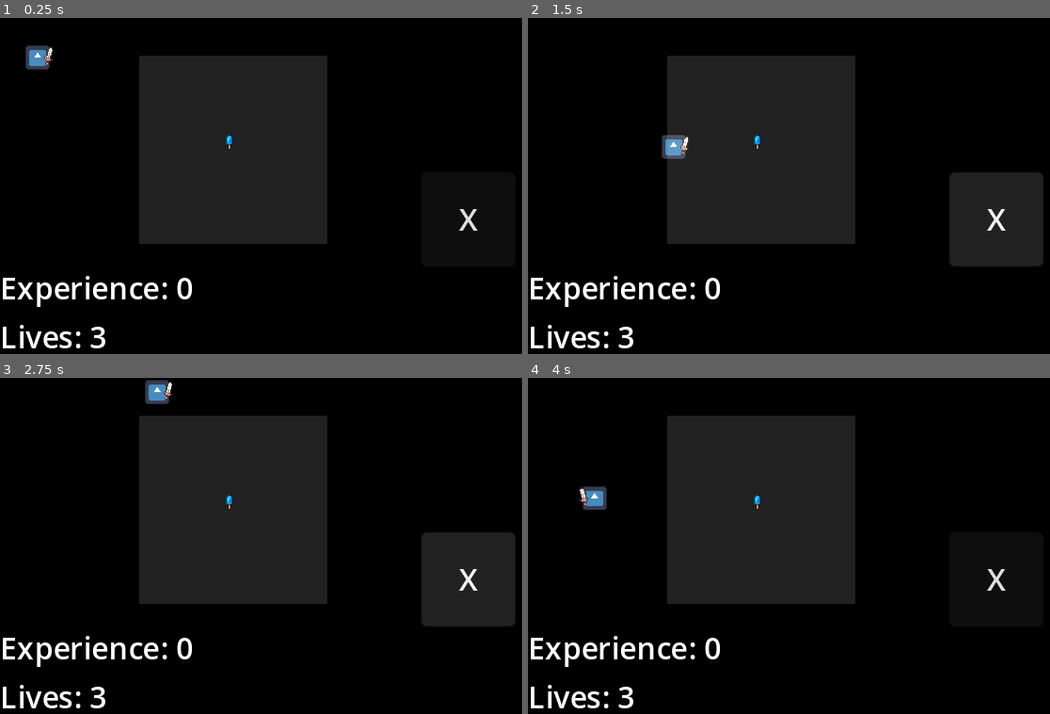
Above: before the commit, frames 1-4 (two rows, left to right).
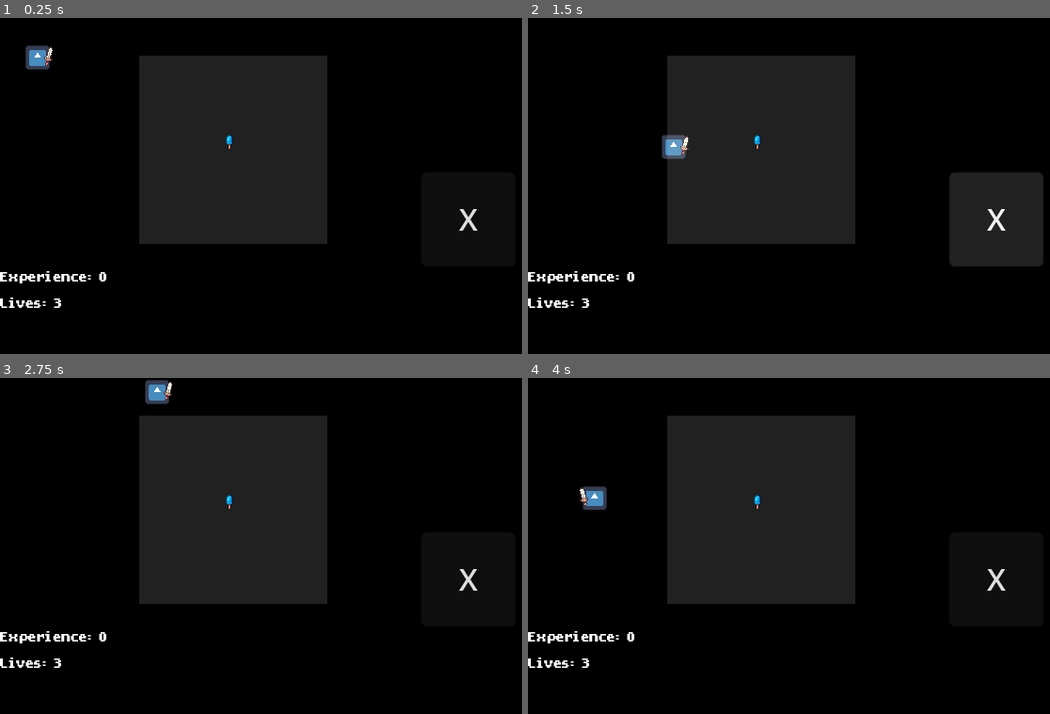
Above: after the commit, the same moments.

Repository: randomnewb/monster-rancher
Game: Godot game, scene res://World/world.tscn
Same seed, same stepped clock (60 frames per second), same inputs: the game is played once before the commit and once after it. The engine's default icon, where the game draws it, is replaced by a stand-in: a white triangle on a blue panel in a dark square.
Inputs (mouse positions are in pixels of both pictures, inside the frame that each line leads up to):
- Up to frame 1 (0.25 s): no input
- Up to frame 2 (1.5 s): tap Enter (ui_accept) at 0.5, 0.77 s; move the mouse to (799, 256) at 0.52 s; press the mouse at (799, 256) at 0.53 s; hold Up (move_up) 0.53-1.25 s; release the mouse at (799, 256) at 1.25 s; click "X" at 1.25 s
- Up to frame 3 (2.75 s): tap Enter (ui_accept) at 2, 2.27 s; move the mouse to (480, 599) at 2.02 s; hold Up (move_up) from 2.03 s (still down); click (480, 599) at 2.1 s
- Up to frame 4 (4 s): move the mouse to (648, 495) at 2.77 s; release Up (move_up) at 2.78 s; press the mouse at (648, 495) at 2.78 s; hold Left (move_left) from 2.78 s (still down); move the mouse to (856, 546) at 3.52 s; release the mouse at (856, 546) at 3.53 s; click (856, 546) at 3.6 s; tap Enter (ui_accept) at 3.77 s

The runs differ from the first frame. In frame 1, 1.9% of the frame differs, in the area x 0-37%, y 75-99%; in frame 2, 1.9%; in frame 3, 1.9%; in frame 4, 1.9%.

Commit message:
add font, work on inventory

Diff:
--- a/Environment/interactable.tscn
+++ b/Environment/interactable.tscn
@@ -1,17 +1,13 @@
 [gd_scene load_steps=3 format=3 uid="uid://dsouk4ihhgbrk"]
 
-[ext_resource type="Texture2D" uid="uid://de7pvikitag5p" path="res://Environment/FoodSheet 16x16.png" id="1_m8c2q"]
+[ext_resource type="PackedScene" uid="uid://btkicc26g0b5g" path="res://UI/ItemSprite2D.tscn" id="1_1sjjn"]
 
 [sub_resource type="RectangleShape2D" id="RectangleShape2D_cvvu4"]
 size = Vector2(8, 8)
 
 [node name="Interactable" type="StaticBody2D" groups=["Entities"]]
 
-[node name="Sprite2D" type="Sprite2D" parent="."]
-scale = Vector2(0.5, 0.5)
-texture = ExtResource("1_m8c2q")
-hframes = 16
-vframes = 10
+[node name="Sprite2D" parent="." instance=ExtResource("1_1sjjn")]
 
 [node name="CollisionShape2D" type="CollisionShape2D" parent="."]
 shape = SubResource("RectangleShape2D_cvvu4")
--- a/Player.gd
+++ b/Player.gd
@@ -13,6 +13,8 @@
 
 @onready var height = ProjectSettings.get_setting("display/window/size/viewport_height");
 @onready var width = ProjectSettings.get_setting("display/window/size/viewport_width");
+
+var reward = null;
 
 signal mini_game_won
 signal failed_mini_game
@@ -50,6 +52,7 @@
 		interacting = true;
 #		print("collision ", collision.get_collider().name)
 		interacting_object = collision.get_collider()
+		Global.reward = interacting_object.get_node("Sprite2D").frame
 		var control_progress_scene = CONTROL_PROGRESS_SCENE.instantiate();
 		var world = get_tree().current_scene;
 		world.add_child.call_deferred(control_progress_scene);
--- a/Singletons/Global.gd
+++ b/Singletons/Global.gd
@@ -4,3 +4,6 @@
 var experience = 0.0;
 var lives = 3.0;
 var extra_lives_counter = 0.0;
+
+var reward = 0;
+var inventory = [];
--- /dev/null
+++ b/UI/ItemSprite2D.tscn
@@ -0,0 +1,9 @@
+[gd_scene load_steps=2 format=3 uid="uid://btkicc26g0b5g"]
+
+[ext_resource type="Texture2D" uid="uid://de7pvikitag5p" path="res://Environment/FoodSheet 16x16.png" id="1_sjmhy"]
+
+[node name="Sprite2D" type="Sprite2D"]
+scale = Vector2(0.5, 0.5)
+texture = ExtResource("1_sjmhy")
+hframes = 16
+vframes = 10
--- /dev/null
+++ b/UI/font.tres
@@ -0,0 +1,7 @@
+[gd_resource type="LabelSettings" load_steps=2 format=3 uid="uid://dc1mgk6oqa8o7"]
+
+[ext_resource type="FontFile" uid="uid://b4ri51f1chn3x" path="res://UI/HopeGold.ttf" id="1_wb5eb"]
+
+[resource]
+font = ExtResource("1_wb5eb")
+font_size = 12
--- a/UI/hud.tscn
+++ b/UI/hud.tscn
@@ -1,4 +1,7 @@
-[gd_scene format=3 uid="uid://yh6ycuaaxh26"]
+[gd_scene load_steps=3 format=3 uid="uid://yh6ycuaaxh26"]
+
+[ext_resource type="LabelSettings" uid="uid://dc1mgk6oqa8o7" path="res://UI/font.tres" id="1_uew1g"]
+[ext_resource type="FontFile" uid="uid://b4ri51f1chn3x" path="res://UI/HopeGold.ttf" id="2_rkjh6"]
 
 [node name="HUD" type="Control"]
 layout_mode = 3
@@ -9,23 +12,26 @@
 [node name="ExperienceLabel" type="Label" parent="."]
 layout_mode = 0
 offset_right = 320.0
-offset_bottom = 30.0
+offset_bottom = 13.0
 text = "Experience: 0"
+label_settings = ExtResource("1_uew1g")
 
 [node name="LivesLabel" type="Label" parent="."]
 layout_mode = 0
-offset_top = 26.0
+offset_top = 14.0
 offset_right = 320.0
-offset_bottom = 56.0
+offset_bottom = 27.0
 text = "Lives: 3"
+label_settings = ExtResource("1_uew1g")
 
 [node name="GameOverLabel" type="Label" parent="."]
 layout_mode = 0
-offset_left = 78.0
-offset_top = -78.0
-offset_right = 238.0
-offset_bottom = -48.0
+offset_left = 102.0
+offset_top = -66.0
+offset_right = 149.0
+offset_bottom = -53.0
 text = "Game Over!"
+label_settings = ExtResource("1_uew1g")
 
 [node name="RestartButton" type="Button" parent="."]
 layout_mode = 0
@@ -33,4 +39,12 @@
 offset_top = -52.0
 offset_right = 174.0
 offset_bottom = -21.0
+theme_override_fonts/font = ExtResource("2_rkjh6")
+theme_override_font_sizes/font_size = 12
 text = "Restart"
+
+[node name="InventoryDisplay" type="ColorRect" parent="."]
+layout_mode = 0
+offset_top = -20.0
+offset_right = 320.0
+color = Color(0, 0, 0, 1)
--- a/World/world.gd
+++ b/World/world.gd
@@ -62,6 +62,16 @@
 			Global.extra_lives_counter -= 10.0;
 			lives += 1.0;
 
+@onready var inventory_display = $HUD/InventoryDisplay;
+@onready var ITEM_SPRITE2D_SCENE = preload("res://UI/ItemSprite2D.tscn")
+		# add a Sprite2D that matches the frame from the inventory
+#		var world = get_tree().current_scene;
+#		var item_sprite2d_scene = ITEM_SPRITE2D_SCENE.instantiate();
+#		print(value);
+#		item_sprite2d_scene.frame = value;
+#		inventory_display.add_child(item_sprite2d_scene);
+#		world.add_child.call_deferred(item_sprite2d_scene);
+#		item_sprite2d_scene.position = self.global_position
 
 func _on_player_mini_game_won():
 	experience += 1.0;
--- a/World/world.tscn
+++ b/World/world.tscn
@@ -13,14 +13,14 @@
 offset_bottom = 180.0
 color = Color(0, 0, 0, 1)
 
-[node name="Player" parent="." instance=ExtResource("1_hvgoq")]
-position = Vector2(20, 21)
-
 [node name="OnScreenControls" parent="." instance=ExtResource("5_gwkgc")]
 offset_left = 224.0
 offset_top = 82.0
 offset_right = 224.0
 offset_bottom = 82.0
+
+[node name="Player" parent="." instance=ExtResource("1_hvgoq")]
+position = Vector2(20, 21)
 
 [node name="SpawnZone" type="Control" parent="."]
 layout_mode = 3
@@ -49,9 +49,12 @@
 [node name="RestartButton" parent="HUD" index="3"]
 visible = false
 
+[node name="InventoryDisplay" parent="HUD" index="4"]
+color = Color(0, 0, 0, 0)
+
+[connection signal="button_down" from="OnScreenControls/Button" to="." method="_on_button_button_down"]
 [connection signal="failed_mini_game" from="Player" to="." method="_on_player_failed_mini_game"]
 [connection signal="mini_game_won" from="Player" to="." method="_on_player_mini_game_won"]
-[connection signal="button_down" from="OnScreenControls/Button" to="." method="_on_button_button_down"]
 [connection signal="pressed" from="HUD/RestartButton" to="." method="_on_restart_button_pressed"]
 
 [editable path="OnScreenControls"]
